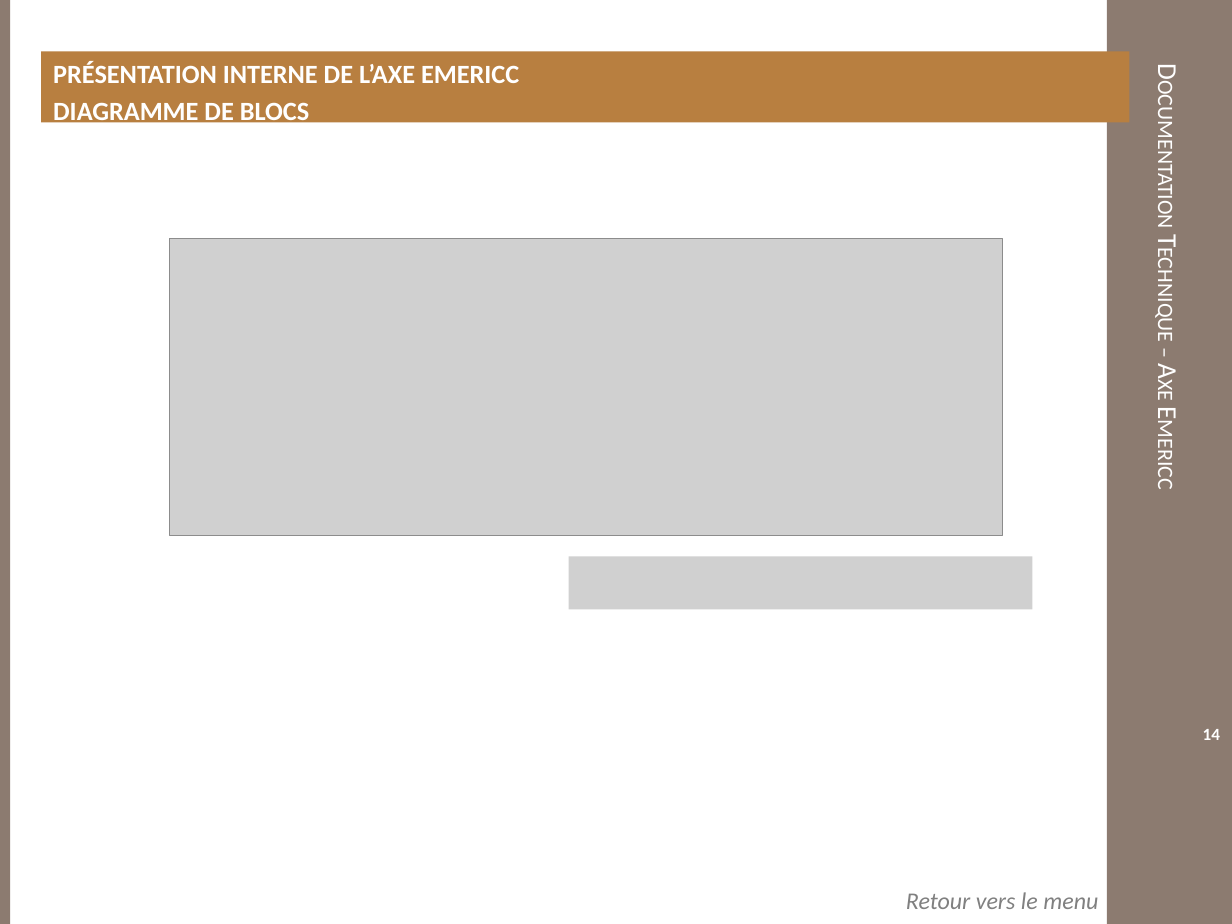
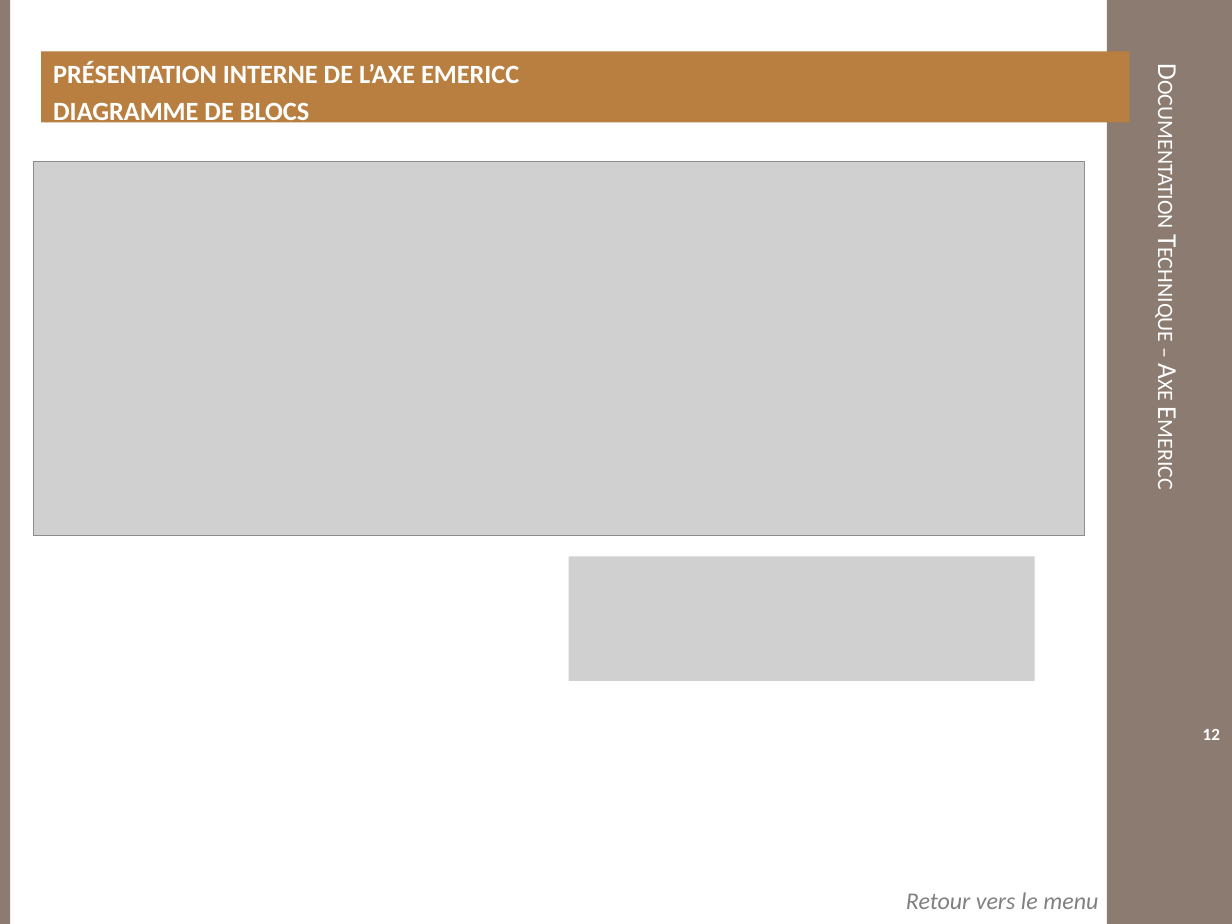
Before and after one commit to xpessoles/TP_PTSI, a slide deck: slide 12 of DocumentsTP/Documentation_Emericc.pptx (slide 14 before the commit). Drawn at 1232x924 pixels with LibreOffice and Linux fonts; fonts in the diff are those of the drawing; grey boxes stand for pictures; background and template pictures are left out. Boxes give left, top, right and bottom in pixels: in the first picture for what was removed or moved away, otherwise in the second. Text is boxed around its words. In the diff, an @@ line names an element or a change of style, - is before the commit and + after.

```diff
--- a/DocumentsTP/Documentation_Emericc.pptx
+++ b/DocumentsTP/Documentation_Emericc.pptx
@@ picture: place and size @@
-picture at [170,239,1003,536]
+picture at [33,161,1084,536]
@@ picture: place and size @@
-picture at [568,557,1032,610]
+picture at [568,557,1034,681]
@@ page number at [1203,729,1220,740]: text changed @@
-14
+12
```
Also in this commit, not shown: 5 other slides changed, 2 slides removed, 13 other files.
